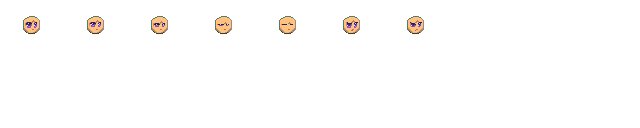
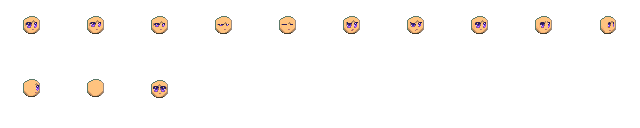
Layers edited between the first and the second (640, 128) image:
painted on "Animations" over (x1=23, y1=16, x2=616, y2=98)
